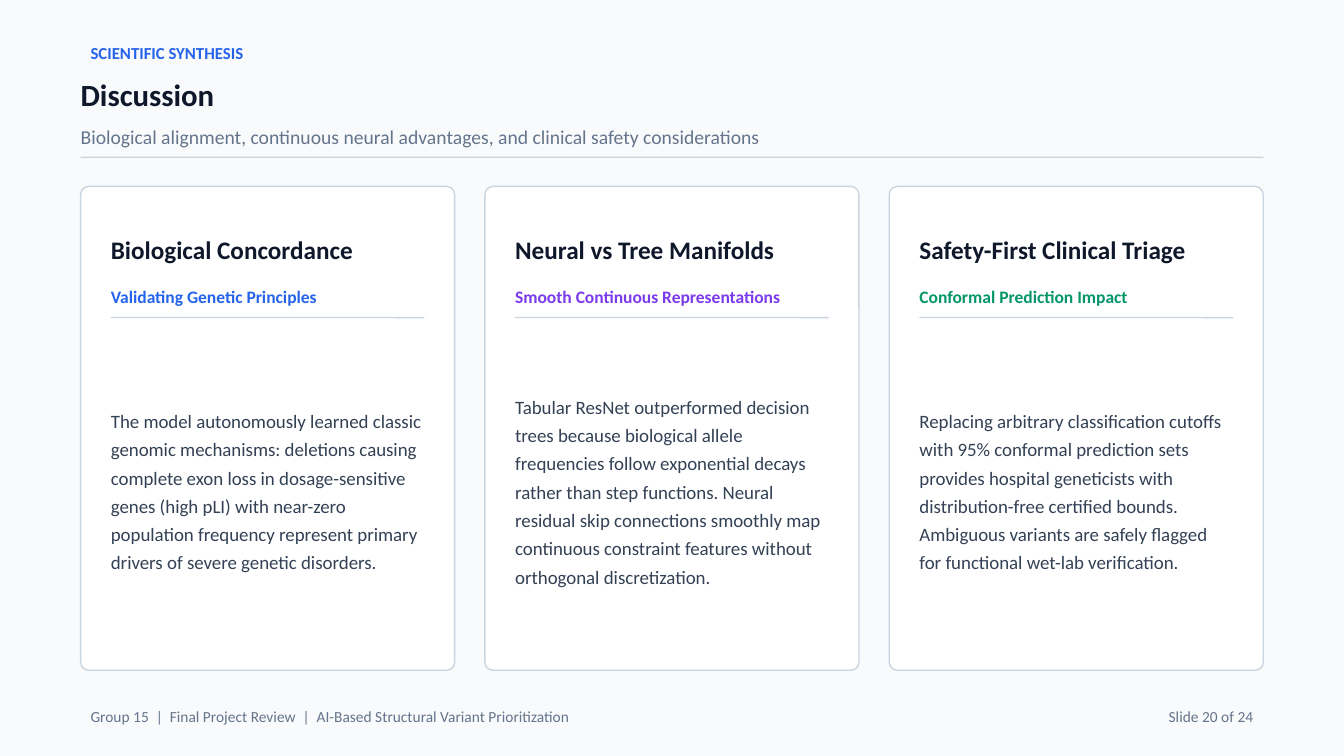
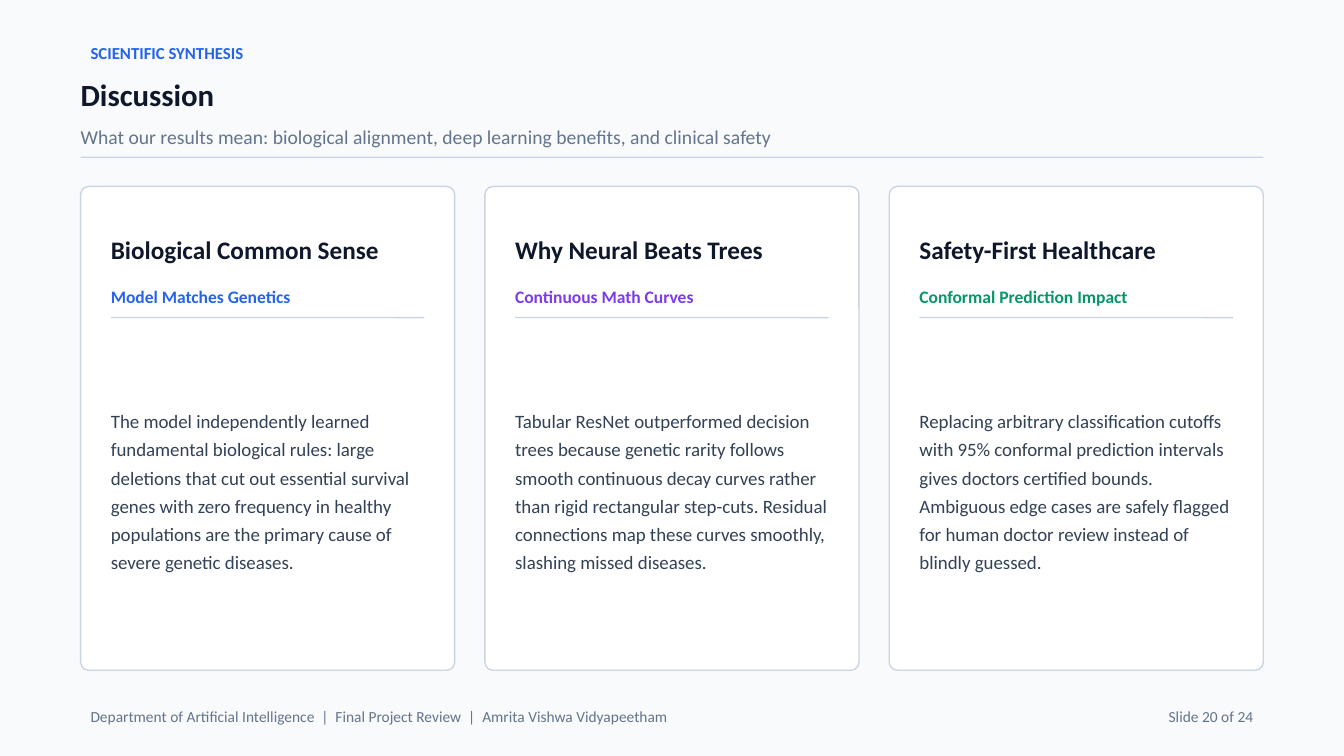
Before and after one commit to waibhav-jha/SV-prioritization-from-long-read-sequencing, a slide deck: slide 20 of End_Semester_Presentation.pptx. Drawn at 1344x756 pixels with LibreOffice and Linux fonts; fonts in the diff are those of the drawing. Boxes give left, top, right and bottom in pixels: in the first picture for what was removed or moved away, otherwise in the second. Text is boxed around its words. In the diff, an @@ line names an element or a change of style, - is before the commit and + after.

```diff
--- a/End_Semester_Presentation.pptx
+++ b/End_Semester_Presentation.pptx
@@ text at [81, 130, 771, 148]: text changed @@
-Biological alignment, continuous neural advantages, and clinical safety considerations
+What our results mean: biological alignment, deep learning benefits, and clinical safety
@@ text at [111, 241, 379, 264]: text changed @@
-Biological Concordance
+Biological Common Sense
@@ text at [515, 241, 762, 263]: text changed @@
-Neural vs Tree Manifolds
+Why Neural Beats Trees
@@ text at [919, 241, 1156, 263]: text changed @@
-Safety-First Clinical Triage
+Safety-First Healthcare
@@ text at [111, 290, 290, 303]: text changed @@
-Validating Genetic Principles
+Model Matches Genetics
@@ text at [515, 290, 694, 303]: text changed @@
-Smooth Continuous Representations
+Continuous Math Curves
@@ text at [111, 415, 409, 573]: text changed @@
-The model autonomously learned classic genomic mechanisms: deletions causing complete exon loss in dosage-sensitive genes (high pLI) with near-zero population frequency represent primary drivers of severe genetic disorders.
+The model independently learned fundamental biological rules: large deletions that cut out essential survival genes with zero frequency in healthy populations are the primary cause of severe genetic diseases.
@@ text at [515, 415, 827, 573]: text changed @@
-Tabular ResNet outperformed decision trees because biological allele frequencies follow exponential decays rather than step functions. Neural residual skip connections smoothly map continuous constraint features without orthogonal discretization.
+Tabular ResNet outperformed decision trees because genetic rarity follows smooth continuous decay curves rather than rigid rectangular step-cuts. Residual connections map these curves smoothly, slashing missed diseases.
@@ text at [919, 415, 1229, 572]: text changed @@
-Replacing arbitrary classification cutoffs with 95% conformal prediction sets provides hospital geneticists with distribution-free certified bounds. Ambiguous variants are safely flagged for functional wet-lab verification.
+Replacing arbitrary classification cutoffs with 95% conformal prediction intervals gives doctors certified bounds. Ambiguous edge cases are safely flagged for human doctor review instead of blindly guessed.
@@ text at [91, 711, 667, 725]: text changed @@
-Group 15 | Final Project Review | AI-Based Structural Variant Prioritization
+Department of Artificial Intelligence | Final Project Review | Amrita Vishwa Vidyapeetham
```
Also in this commit, not shown: 23 other slides changed, 2 other files.
